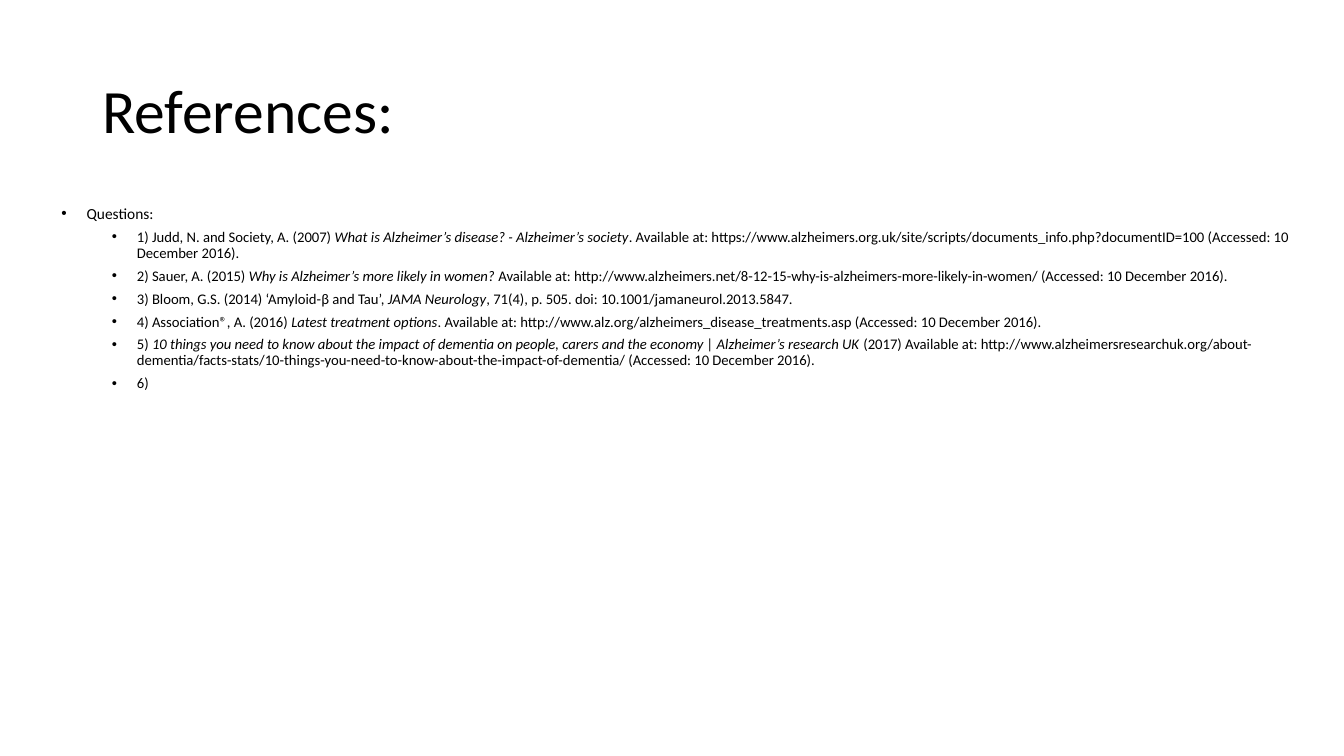
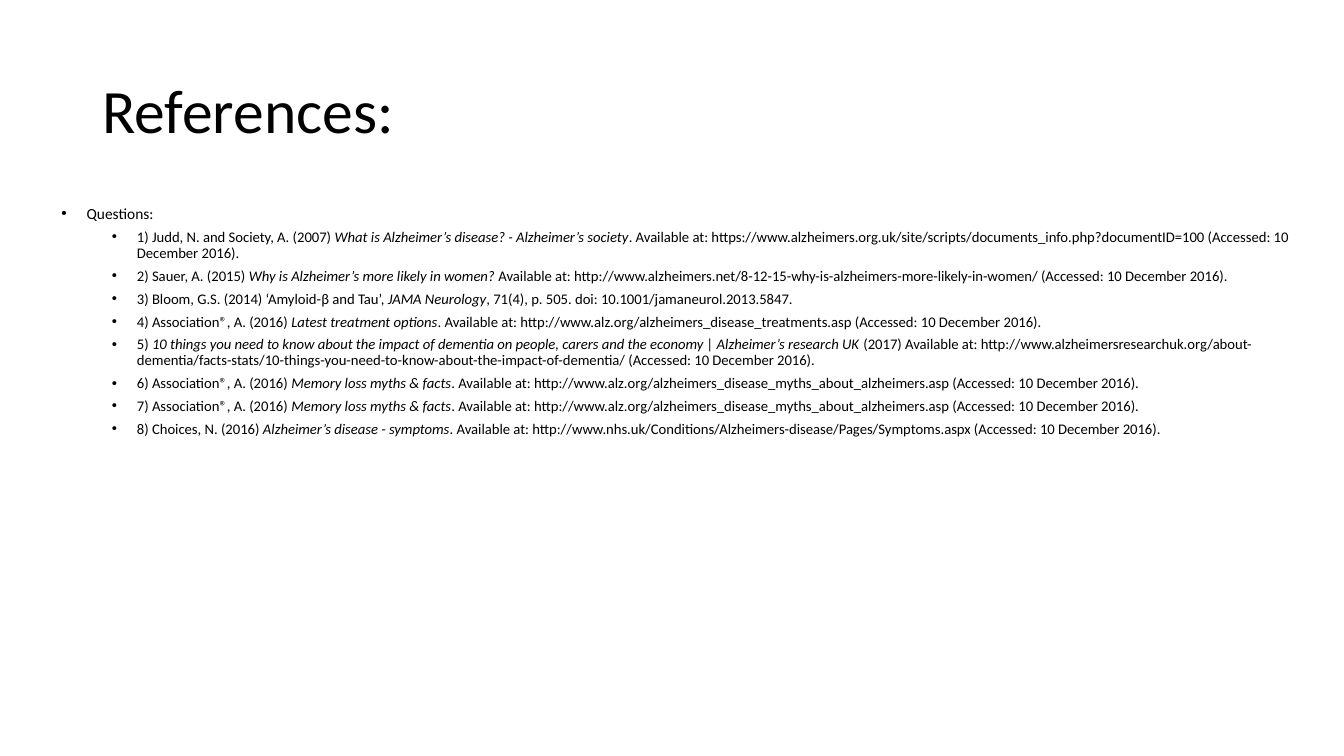
Before and after one commit to Ldn2016/team-11, a slide deck: slide 3 of _presentation/Team 11 Presentation.pptx. Drawn at 1344x756 pixels with LibreOffice and Linux fonts; fonts in the diff are those of the drawing. Boxes give left, top, right and bottom in pixels: in the first picture for what was removed or moved away, otherwise in the second. Text is boxed around its words. In the diff, an @@ line names an element or a change of style, - is before the commit and + after.

Commit message:
presUpdate

```diff
--- a/_presentation/Team 11 Presentation.pptx
+++ b/_presentation/Team 11 Presentation.pptx
@@ text at box(137, 377, 1161, 437): text changed @@
-  • 6)
+  • 6) Association®, A. (2016) Memory loss myths & facts. Available at: http://www.alz.org/alzheimers_disease_myths_about_alzheimers.asp (Accessed: 10 December 2016).
+  • 7) Association®, A. (2016) Memory loss myths & facts. Available at: http://www.alz.org/alzheimers_disease_myths_about_alzheimers.asp (Accessed: 10 December 2016).
+  • 8) Choices, N. (2016) Alzheimer’s disease - symptoms. Available at: http://www.nhs.uk/Conditions/Alzheimers-disease/Pages/Symptoms.aspx (Accessed: 10 December 2016).
```
